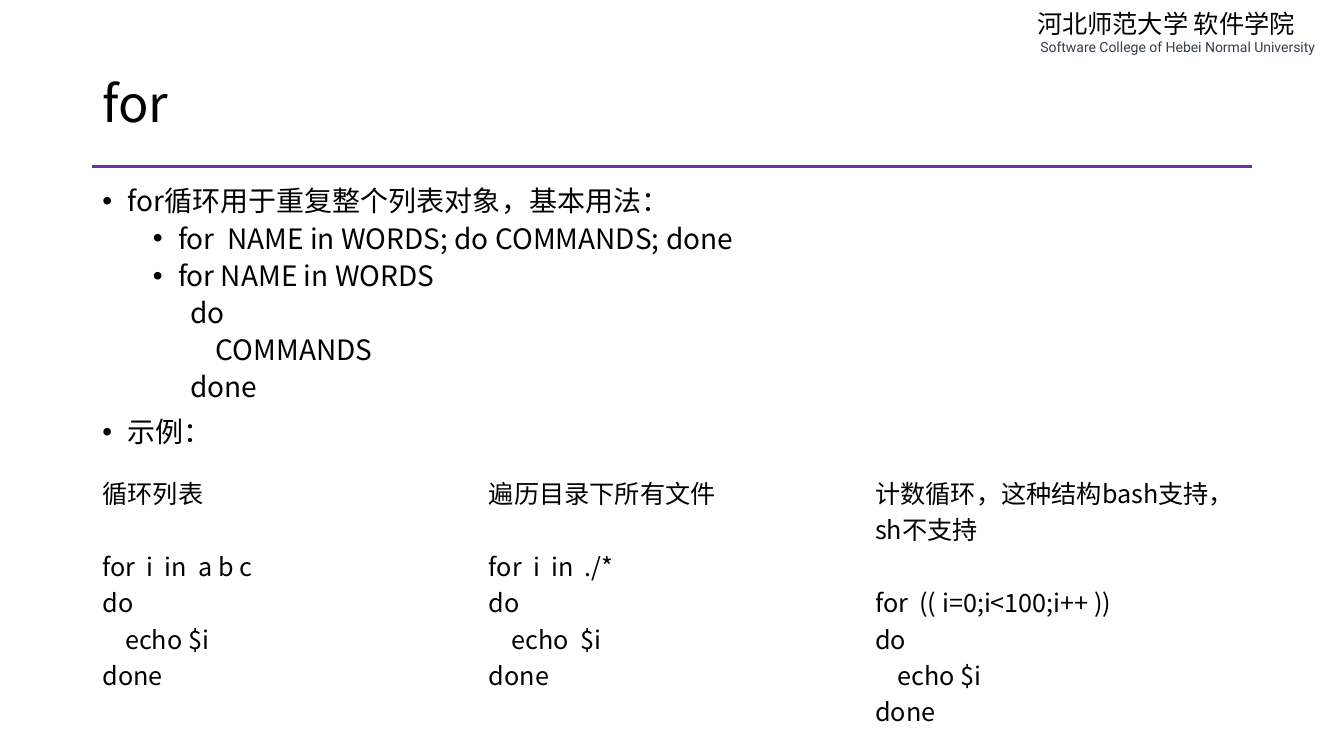
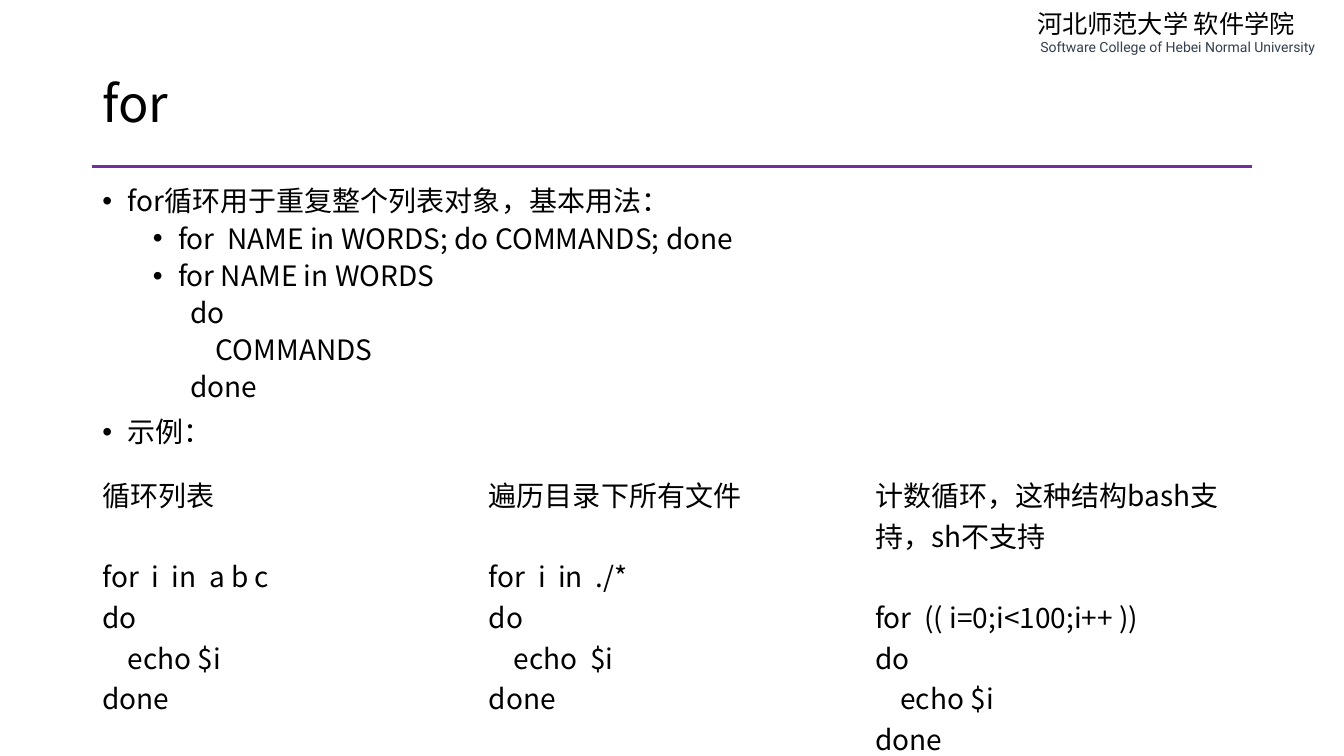
Before and after one commit to edu2act/course-php-serverside-development-on-linux, a slide deck: slide 29 of materials/slides/ch01-review-and-linux.pptx. Drawn at 1344x756 pixels with LibreOffice and Linux fonts; fonts in the diff are those of the drawing. Boxes give left, top, right and bottom in pixels: in the first picture for what was removed or moved away, otherwise in the second. Text is boxed around its words. In the diff, an @@ line names an element or a change of style, - is before the commit and + after.

```diff
--- a/materials/slides/ch01-review-and-linux.pptx
+++ b/materials/slides/ch01-review-and-linux.pptx
@@ table at bbox=[93, 469, 1251, 755] @@
@@ size 18 to 20 pt @@
```
Also in this commit, not shown: 26 other slides changed, 2 other files.
